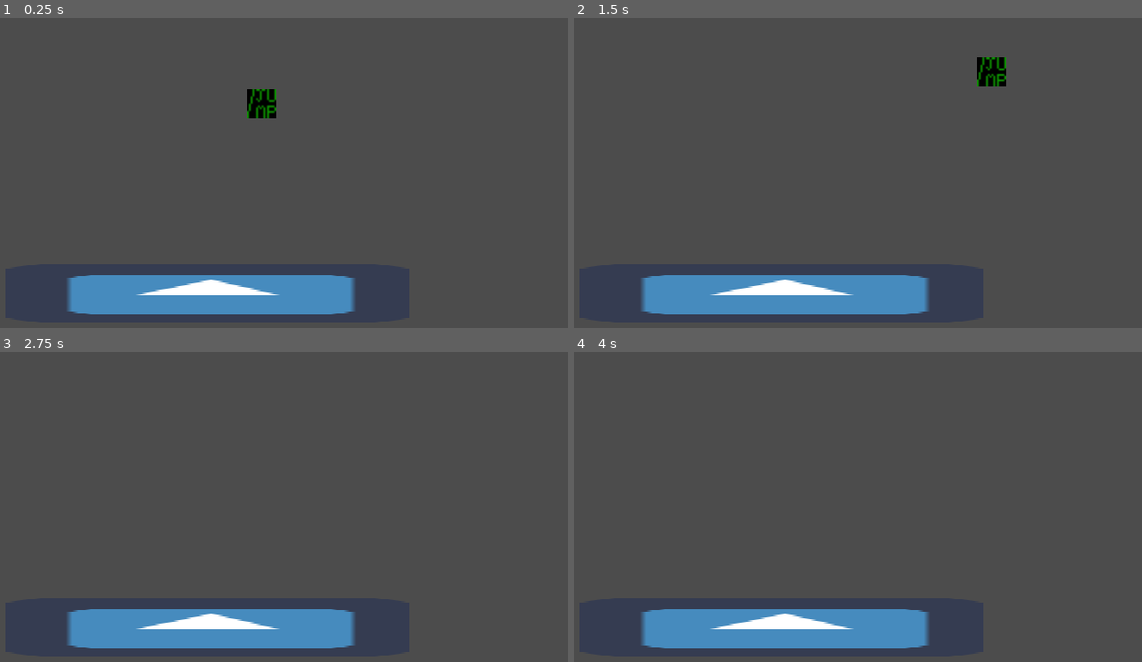
Above: before the commit, frames 1-4 (two rows, left to right).
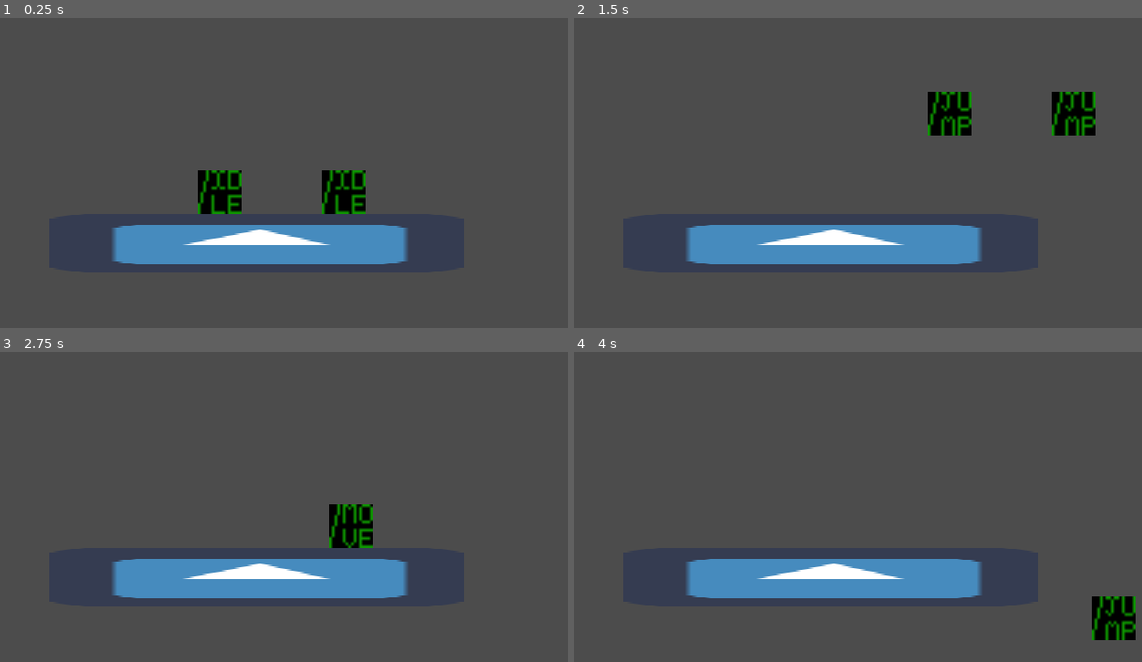
Above: after the commit, the same moments.

Repository: Sifou0/GoDotGame
Game: Godot game, scene res://Scene/Main.tscn
Same seed, same stepped clock (60 frames per second), same inputs: the game is played once before the commit and once after it. The engine's default icon, where the game draws it, is replaced by a stand-in: a white triangle on a blue panel in a dark square.
Inputs:
- Up to frame 1 (0.25 s): no input
- Up to frame 2 (1.5 s): hold Right (move_right) from 0.53 s (still down); tap Space (shoot) at 0.6, 1.35 s; tap Up (move_up) at 0.77 s
- Up to frame 3 (2.75 s): tap Up (move_up) at 1.52 s; release Right (move_right) at 2.03 s; hold Left (move_left) from 2.03 s (still down); tap Space (shoot) at 2.1 s
- Up to frame 4 (4 s): release Left (move_left) at 2.78 s; hold Right (move_right) from 2.78 s (still down); tap Space (shoot) at 2.85, 3.6 s; tap Up (move_up) at 3.02, 3.77 s

The runs differ from the first frame. In frame 1, 16% of the frame differs, in the area x 11-72%, y 22-96%; in frame 2, 16%; in frame 3, 14%; in frame 4, 14%.

Commit message:
bullet collision

Diff:
--- /dev/null
+++ b/Code/Bullet.gd
@@ -0,0 +1,16 @@
+extends KinematicBody2D
+
+var dir = 0
+var damage = 10
+
+func _ready():
+	scale = Vector2(0.2,0.2)
+
+func _physics_process(delta):
+	if dir == 0:
+		position.x += 10
+	else:
+		position.x -= 10
+
+func setDir(bdir):
+	dir = bdir
--- a/Code/Main.gd
+++ b/Code/Main.gd
@@ -1,12 +1 @@
 extends Node
-
-onready var bullet_manager = $BulletManager
-onready var player = $BulletManager
-
-# Called when the node enters the scene tree for the first time.
-func _ready():
-	player.connect("bullet_fired",bullet_manager,"handle_bullet_spawned")
-
-# Called every frame. 'delta' is the elapsed time since the previous frame.
-#func _process(delta):
-#	pass
--- a/Code/Player.gd
+++ b/Code/Player.gd
@@ -9,7 +9,8 @@
 var velocity = Vector2(0,0)
 const SPEED = 180
 const GRAVITY = 30
-const JUMPFORCE = -900
+const JUMPFORCE = -750
+var HP = 10
 var screen_size
 
 func _ready():
@@ -21,10 +22,12 @@
 		velocity.x = SPEED
 		bDir = 0
 		$AnimatedSprite.play("walk")
+		$Position2D.position.x = 11
 	elif Input.is_action_pressed("move_left"):
 		velocity.x = -SPEED
 		bDir = 1
 		$AnimatedSprite.play("walk")
+		$Position2D.position.x = -11
 	elif Input.is_action_just_pressed("shoot"):
 		b = bullet.instance()
 		b.setDir(bDir)
--- a/Scene/Bullet.tscn
+++ b/Scene/Bullet.tscn
@@ -1,9 +1,16 @@
-[gd_scene load_steps=3 format=2]
+[gd_scene load_steps=4 format=2]
 
 [ext_resource path="res://icon.png" type="Texture" id=1]
-[ext_resource path="res://Code/Sprite.gd" type="Script" id=2]
+[ext_resource path="res://Code/Bullet.gd" type="Script" id=2]
 
-[node name="Sprite" type="Sprite"]
-scale = Vector2( 0.5, 0.5 )
+[sub_resource type="RectangleShape2D" id=1]
+extents = Vector2( 32, 32 )
+
+[node name="Bullet" type="KinematicBody2D"]
+script = ExtResource( 2 )
+
+[node name="Sprite" type="Sprite" parent="."]
 texture = ExtResource( 1 )
-script = ExtResource( 2 )
+
+[node name="CollisionShape2D" type="CollisionShape2D" parent="."]
+shape = SubResource( 1 )
--- a/Scene/Main.tscn
+++ b/Scene/Main.tscn
@@ -1,31 +1,27 @@
-[gd_scene load_steps=6 format=2]
+[gd_scene load_steps=5 format=2]
 
 [ext_resource path="res://Scene/Player.tscn" type="PackedScene" id=1]
 [ext_resource path="res://icon.png" type="Texture" id=2]
-[ext_resource path="res://Code/BulletManager.gd" type="Script" id=3]
 [ext_resource path="res://Code/Main.gd" type="Script" id=4]
 
 [sub_resource type="RectangleShape2D" id=1]
-extents = Vector2( 223, 33 )
+extents = Vector2( 226, 32.5 )
 
 [node name="Node" type="Node"]
 script = ExtResource( 4 )
 
-[node name="Player" parent="." instance=ExtResource( 1 )]
-position = Vector2( 354, 80 )
-scale = Vector2( 2, 2 )
-
 [node name="StaticBody2D" type="StaticBody2D" parent="."]
-position = Vector2( 455, 420 )
 
 [node name="CollisionShape2D" type="CollisionShape2D" parent="StaticBody2D"]
-position = Vector2( -161, -72 )
+position = Vector2( 348, 293.5 )
 shape = SubResource( 1 )
 
 [node name="Sprite" type="Sprite" parent="StaticBody2D"]
-position = Vector2( -160, -72 )
-scale = Vector2( 6.92188, 1 )
+position = Vector2( 348.5, 293 )
+scale = Vector2( 7.10938, 1 )
 texture = ExtResource( 2 )
 
-[node name="BulletManager" type="Node2D" parent="."]
-script = ExtResource( 3 )
+[node name="Player" parent="." instance=ExtResource( 1 )]
+
+[node name="Player2" parent="." instance=ExtResource( 1 )]
+position = Vector2( 444, 213 )
--- a/Scene/Player.tscn
+++ b/Scene/Player.tscn
@@ -44,3 +44,4 @@
 animation = "stay"
 
 [node name="Position2D" type="Position2D" parent="."]
+position = Vector2( 11, 0 )
--- /dev/null
+++ b/Scene/map_set.tres
@@ -0,0 +1,235 @@
+[gd_resource type="TileSet" load_steps=11 format=2]
+
+[ext_resource path="res://Img/map.png" type="Texture" id=1]
+
+[sub_resource type="ConvexPolygonShape2D" id=1]
+points = PoolVector2Array( 16, 0, 16, 16, 0, 16, 0, 16 )
+
+[sub_resource type="ConvexPolygonShape2D" id=2]
+points = PoolVector2Array( 0, 0, 16, 0, 16, 16, 0, 16 )
+
+[sub_resource type="ConvexPolygonShape2D" id=3]
+points = PoolVector2Array( 0, 0, 48, 0, 48, 48, 0, 48 )
+
+[sub_resource type="ConvexPolygonShape2D" id=4]
+points = PoolVector2Array( 0, 0, 16, 0, 16, 16, 0, 16 )
+
+[sub_resource type="ConvexPolygonShape2D" id=5]
+points = PoolVector2Array( 0, 0, 16, 0, 16, 16, 0, 16 )
+
+[sub_resource type="ConvexPolygonShape2D" id=6]
+points = PoolVector2Array( 0, 0, 96, 0, 96, 32, 0, 32 )
+
+[sub_resource type="ConvexPolygonShape2D" id=7]
+points = PoolVector2Array( 0, 0, 48, 0, 48, 32, 0, 32 )
+
+[sub_resource type="ConvexPolygonShape2D" id=8]
+points = PoolVector2Array( 0, 0, 32, 0, 32, 16, 0, 16 )
+
+[sub_resource type="ConvexPolygonShape2D" id=9]
+points = PoolVector2Array( 0, 0, 32, 0, 32, 16, 0, 16 )
+
+[resource]
+2/name = "map.png 2"
+2/texture = ExtResource( 1 )
+2/tex_offset = Vector2( 0, 0 )
+2/modulate = Color( 1, 1, 1, 1 )
+2/region = Rect2( 0, 16, 16, 16 )
+2/tile_mode = 0
+2/occluder_offset = Vector2( 0, 0 )
+2/navigation_offset = Vector2( 0, 0 )
+2/shape_offset = Vector2( 0, 0 )
+2/shape_transform = Transform2D( 1, 0, 0, 1, 0, 0 )
+2/shape_one_way = false
+2/shape_one_way_margin = 0.0
+2/shapes = [  ]
+2/z_index = 0
+3/name = "map.png 3"
+3/texture = ExtResource( 1 )
+3/tex_offset = Vector2( 0, 0 )
+3/modulate = Color( 1, 1, 1, 1 )
+3/region = Rect2( 0, 16, 48, 48 )
+3/tile_mode = 0
+3/occluder_offset = Vector2( 0, 0 )
+3/navigation_offset = Vector2( 0, 0 )
+3/shape_offset = Vector2( 0, 0 )
+3/shape_transform = Transform2D( 1, 0, 0, 1, 0, 0 )
+3/shape = SubResource( 3 )
+3/shape_one_way = false
+3/shape_one_way_margin = 1.0
+3/shapes = [ {
+"autotile_coord": Vector2( 0, 0 ),
+"one_way": false,
+"one_way_margin": 1.0,
+"shape": SubResource( 3 ),
+"shape_transform": Transform2D( 1, 0, 0, 1, 0, 0 )
+} ]
+3/z_index = 0
+4/name = "map.png 4"
+4/texture = ExtResource( 1 )
+4/tex_offset = Vector2( 0, 0 )
+4/modulate = Color( 1, 1, 1, 1 )
+4/region = Rect2( 0, 0, 16, 16 )
+4/tile_mode = 0
+4/occluder_offset = Vector2( 0, 0 )
+4/navigation_offset = Vector2( 0, 0 )
+4/shape_offset = Vector2( 0, 0 )
+4/shape_transform = Transform2D( 1, 0, 0, 1, 0, 0 )
+4/shape = SubResource( 4 )
+4/shape_one_way = false
+4/shape_one_way_margin = 1.0
+4/shapes = [ {
+"autotile_coord": Vector2( 0, 0 ),
+"one_way": false,
+"one_way_margin": 1.0,
+"shape": SubResource( 4 ),
+"shape_transform": Transform2D( 1, 0, 0, 1, 0, 0 )
+} ]
+4/z_index = 0
+5/name = "map.png 5"
+5/texture = ExtResource( 1 )
+5/tex_offset = Vector2( 0, 0 )
+5/modulate = Color( 1, 1, 1, 1 )
+5/region = Rect2( 48, 16, 16, 16 )
+5/tile_mode = 0
+5/occluder_offset = Vector2( 0, 0 )
+5/navigation_offset = Vector2( 0, 0 )
+5/shape_offset = Vector2( 0, 0 )
+5/shape_transform = Transform2D( 1, 0, 0, 1, 0, 0 )
+5/shape = SubResource( 5 )
+5/shape_one_way = false
+5/shape_one_way_margin = 1.0
+5/shapes = [ {
+"autotile_coord": Vector2( 0, 0 ),
+"one_way": false,
+"one_way_margin": 1.0,
+"shape": SubResource( 5 ),
+"shape_transform": Transform2D( 1, 0, 0, 1, 0, 0 )
+} ]
+5/z_index = 0
+6/name = "map.png 6"
+6/texture = ExtResource( 1 )
+6/tex_offset = Vector2( 0, 0 )
+6/modulate = Color( 1, 1, 1, 1 )
+6/region = Rect2( 0, 64, 96, 32 )
+6/tile_mode = 0
+6/occluder_offset = Vector2( 0, 0 )
+6/navigation_offset = Vector2( 0, 0 )
+6/shape_offset = Vector2( 0, 0 )
+6/shape_transform = Transform2D( 1, 0, 0, 1, 0, 0 )
+6/shape = SubResource( 6 )
+6/shape_one_way = false
+6/shape_one_way_margin = 1.0
+6/shapes = [ {
+"autotile_coord": Vector2( 0, 0 ),
+"one_way": false,
+"one_way_margin": 1.0,
+"shape": SubResource( 6 ),
+"shape_transform": Transform2D( 1, 0, 0, 1, 0, 0 )
+} ]
+6/z_index = 0
+7/name = "map.png 7"
+7/texture = ExtResource( 1 )
+7/tex_offset = Vector2( 0, 0 )
+7/modulate = Color( 1, 1, 1, 1 )
+7/region = Rect2( 32, 96, 48, 32 )
+7/tile_mode = 0
+7/occluder_offset = Vector2( 0, 0 )
+7/navigation_offset = Vector2( 0, 0 )
+7/shape_offset = Vector2( 0, 0 )
+7/shape_transform = Transform2D( 1, 0, 0, 1, 0, 0 )
+7/shape = SubResource( 7 )
+7/shape_one_way = false
+7/shape_one_way_margin = 1.0
+7/shapes = [ {
+"autotile_coord": Vector2( 0, 0 ),
+"one_way": false,
+"one_way_margin": 1.0,
+"shape": SubResource( 7 ),
+"shape_transform": Transform2D( 1, 0, 0, 1, 0, 0 )
+} ]
+7/z_index = 0
+8/name = "map.png 8"
+8/texture = ExtResource( 1 )
+8/tex_offset = Vector2( 0, 0 )
+8/modulate = Color( 1, 1, 1, 1 )
+8/region = Rect2( 80, 96, 16, 16 )
+8/tile_mode = 0
+8/occluder_offset = Vector2( 0, 0 )
+8/navigation_offset = Vector2( 0, 0 )
+8/shape_offset = Vector2( 0, 0 )
+8/shape_transform = Transform2D( 1, 0, 0, 1, 0, 0 )
+8/shape = SubResource( 8 )
+8/shape_one_way = false
+8/shape_one_way_margin = 1.0
+8/shapes = [ {
+"autotile_coord": Vector2( 0, 0 ),
+"one_way": false,
+"one_way_margin": 1.0,
+"shape": SubResource( 8 ),
+"shape_transform": Transform2D( 1, 0, 0, 1, 0, 0 )
+} ]
+8/z_index = 0
+9/name = "map.png 9"
+9/texture = ExtResource( 1 )
+9/tex_offset = Vector2( 0, 0 )
+9/modulate = Color( 1, 1, 1, 1 )
+9/region = Rect2( 80, 112, 32, 16 )
+9/tile_mode = 0
+9/occluder_offset = Vector2( 0, 0 )
+9/navigation_offset = Vector2( 0, 0 )
+9/shape_offset = Vector2( 0, 0 )
+9/shape_transform = Transform2D( 1, 0, 0, 1, 0, 0 )
+9/shape = SubResource( 9 )
+9/shape_one_way = false
+9/shape_one_way_margin = 1.0
+9/shapes = [ {
+"autotile_coord": Vector2( 0, 0 ),
+"one_way": false,
+"one_way_margin": 1.0,
+"shape": SubResource( 9 ),
+"shape_transform": Transform2D( 1, 0, 0, 1, 0, 0 )
+} ]
+9/z_index = 0
+10/name = "map.png 10"
+10/texture = ExtResource( 1 )
+10/tex_offset = Vector2( 0, 0 )
+10/modulate = Color( 1, 1, 1, 1 )
+10/region = Rect2( 0, 96, 16, 16 )
+10/tile_mode = 0
+10/occluder_offset = Vector2( 0, 0 )
+10/navigation_offset = Vector2( 0, 0 )
+10/shape_offset = Vector2( 0, 0 )
+10/shape_transform = Transform2D( 1, 0, 0, 1, 0, 0 )
+10/shape = SubResource( 1 )
+10/shape_one_way = false
+10/shape_one_way_margin = 1.0
+10/shapes = [ {
+"autotile_coord": Vector2( 0, 0 ),
+"one_way": false,
+"one_way_margin": 1.0,
+"shape": SubResource( 1 ),
+"shape_transform": Transform2D( 1, 0, 0, 1, 0, 0 )
+} ]
+10/z_index = 0
+11/name = "map.png 11"
+11/texture = ExtResource( 1 )
+11/tex_offset = Vector2( 0, 0 )
+11/modulate = Color( 1, 1, 1, 1 )
+11/region = Rect2( 112, 96, 16, 16 )
+11/tile_mode = 0
+11/occluder_offset = Vector2( 0, 0 )
+11/navigation_offset = Vector2( 0, 0 )
+11/shape_offset = Vector2( 0, 0 )
+11/shape_transform = Transform2D( 1, 0, 0, 1, 0, 0 )
+11/shape = SubResource( 2 )
+11/shape_one_way = false
+11/shape_one_way_margin = 1.0
+11/shapes = [ {
+"autotile_coord": Vector2( 0, 0 ),
+"one_way": false,
+"one_way_margin": 1.0,
+"shape": SubResource( 2 ),
+"shape_transform": Transform2D( 1, 0, 0, 1, 0, 0 )
+} ]
+11/z_index = 0
Binary file added: Img/map.png
Not shown, added: Img/map.png.import
